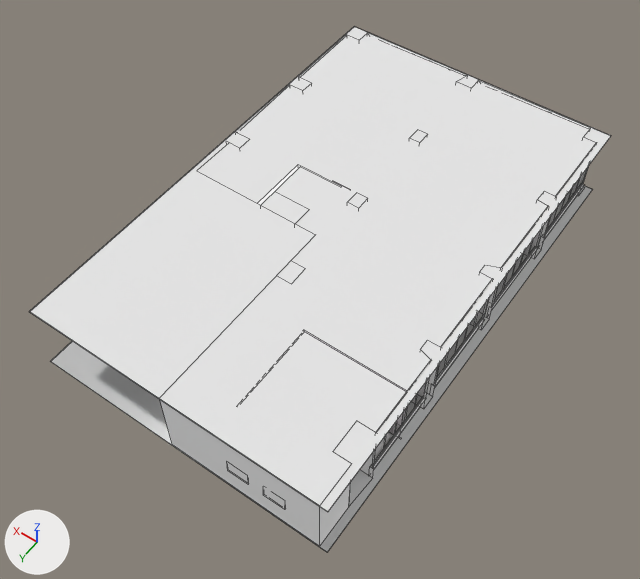
An edit to the Blender file models/vrLabsModel/planta6grupos.blend, drawn before and after from the same camera.
The view is the same before and after, from a 50 mm camera at (-9.7, 14.74, 21.36) aimed at (-0.11, 1.32, 0.27). Every picture has the same lights, and +X, +Y and +Z are marked at lower left. Mesh edges are drawn as thin lines on the coarser meshes.

Objects in the first picture: 'Techo', 'pared'.
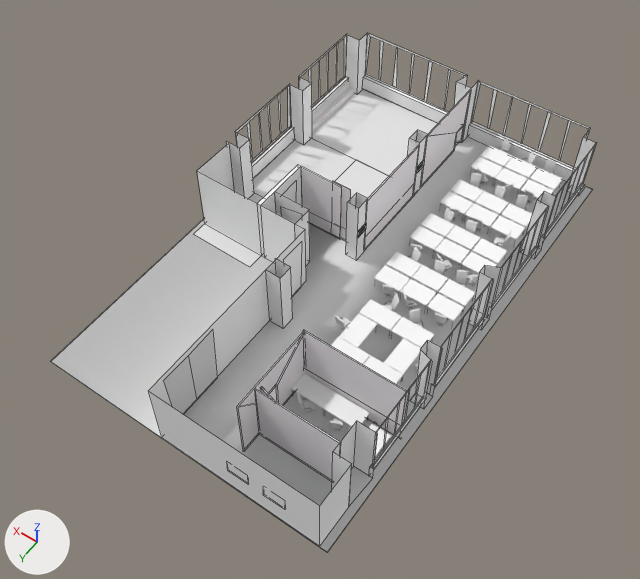
Changed parts and their boxes (x1, y1, x2, y2) in the pictures (640 x 579 px; the box of a moved part takes in the faces that stretch with it):
'Techo', hidden
    before: (29, 27, 611, 512)
'pared', reshaped
    before: (51, 33, 595, 552)
    after: (51, 33, 596, 552)
part 1 of me_pared, moved or reshaped (not visible before)
    after: (164, 330, 217, 414)
part 2 of me_pared, moved or reshaped (not visible before)
    after: (283, 242, 302, 296)
part 3 of me_pared, moved or reshaped
    before: (277, 261, 303, 284)
    after: (266, 259, 293, 328)
part 4 of me_pared, moved or reshaped
    before: (160, 171, 320, 546)
    after: (149, 171, 320, 546)
'cristalerasFrontales', unchanged, uncovered by the edit
    before: (303, 330, 407, 437)
    after: (301, 166, 407, 437)
'cristalera entrada', unchanged, uncovered by the edit
    after: (236, 332, 341, 481)
'centro', unchanged, uncovered by the edit
    before: (375, 433, 391, 456)
    after: (291, 299, 434, 456)
'cristaleraAgora', unchanged, uncovered by the edit
    before: (333, 181, 351, 190)
    after: (332, 90, 471, 250)

Patch to the scene script:
```diff
--- a/models/vrLabsModel/planta6grupos.blend.py
+++ b/models/vrLabsModel/planta6grupos.blend.py
@@ me_pared @@
 me_pared.from_pydata(...)  # 439 vertices, 176 faces; spans x -4.0..157.0, y -6.0..5.0, z -1.0..8.0
 # used by ob_pared; location = (-4.69, 0.96, 0.21); scale = (0.0607, 1.39, 0.273)
 # verts and faces of me_pared; kept vertices keep their numbers, new ones are numbered from 439
 # before: 264 (81.0, 0.0, -1.0), 265 (81.0, 0.0, 8.0) at pixel (315, 234), 268 (81.0, 5.0, -1.0) at pixel (172, 444), 269 (81.0, 5.0, 8.0) at pixel (159, 398), 270 (81.0, 5.0, -1.0) at pixel (172, 444)
 # before: 271 (81.0, 5.0, 8.0) at pixel (159, 398), 272 (0.0, 5.0, -1.0) at pixel (319, 546), 273 (0.0, 5.0, 8.0) at pixel (319, 505)
+# me_pared part 1: the loose piece of 6 vertices spanning x 81.0, y 3.0..5.0, z -1.0..7.0 is moved by (6.0, 0.0, 0.0)
+# me_pared part 2: the loose piece of 4 vertices spanning x 81.0, y 0.0..1.0, z -1.0..7.0 is moved by (6.0, 0.0, 0.0)
+# me_pared part 3: the loose piece of 8 vertices spanning x 72.0..81.0, y 1.0, z -1.0..8.0 is moved by (6.0, 0.0, 0.0)
+# me_pared part 4
+delete_vertices([*range(268, 272)])  # with the faces that use them
+verts[264] = (87.0, 0.0, -1.0)  # moved, pixel (306, 280)
+verts[265] = (87.0, 0.0, 8.0)  # moved, pixel (305, 229)
+verts[439] = (87.0, 5.0, -1.0)  # pixel (161, 437)
+verts[440] = (87.0, 5.0, 8.0)  # pixel (148, 390)
+faces += [(264, 265, 440, 439), (272, 439, 440, 273)]  # mat_material (white #ffffff)
 me_pared.materials.append(mat_material)
@@ ob_techo @@
 ob_techo.scale = (1.0, 1.0, 0.0138)
+ob_techo.hide_viewport = True
```
